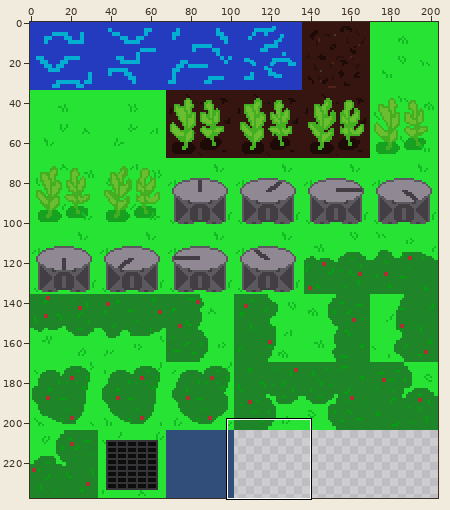
Edited in one commit: sprite sheet (NatureSimulationGame/Assets/Sprites/MiscSpriteSheet.png). The picture above shows the old version from afar; the outline marks the close-up.
Close-up. Before the commit:
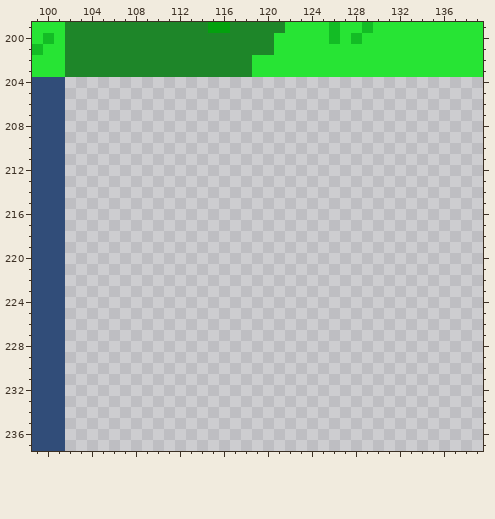
The file is 204x238 pixels. Shown: x 99..139, y 199..237.
Now the later version:
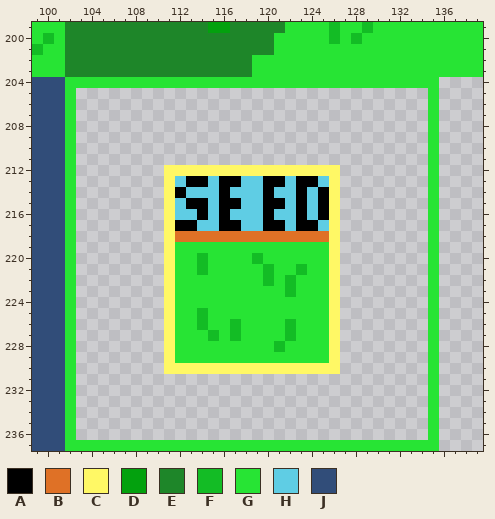
Palette (. is transparent): A #000000  B #df7126  C #fff865  D #03a10e  E #1e8629  F #13bc25  G #27e434  H #5fcde4  J #314d79
From old to new:
@@ x 99..139 @@
 203 GGGEEEEEEEEEEEEEEEEEGGGGGGGGGGGGGGGGGGGGG
-204 JJJ......................................
-205 JJJ......................................
-206 JJJ......................................
-207 JJJ......................................
-208 JJJ......................................
-209 JJJ......................................
-210 JJJ......................................
-211 JJJ......................................
-212 JJJ......................................
-213 JJJ......................................
-214 JJJ......................................
-215 JJJ......................................
-216 JJJ......................................
-217 JJJ......................................
-218 JJJ......................................
-219 JJJ......................................
-220 JJJ......................................
-221 JJJ......................................
-222 JJJ......................................
-223 JJJ......................................
-224 JJJ......................................
-225 JJJ......................................
-226 JJJ......................................
-227 JJJ......................................
-228 JJJ......................................
-229 JJJ......................................
-230 JJJ......................................
-231 JJJ......................................
-232 JJJ......................................
-233 JJJ......................................
-234 JJJ......................................
-235 JJJ......................................
-236 JJJ......................................
-237 JJJ......................................
+204 JJJGGGGGGGGGGGGGGGGGGGGGGGGGGGGGGGGGG....
+205 JJJG................................G....
+206 JJJG................................G....
+207 JJJG................................G....
+208 JJJG................................G....
+209 JJJG................................G....
+210 JJJG................................G....
+211 JJJG................................G....
+212 JJJG........CCCCCCCCCCCCCCCC........G....
+213 JJJG........CHAAHAAHHAAHAAHC........G....
+214 JJJG........CAHHHAHHHAHHAHAC........G....
+215 JJJG........CHAAHAAHHAAHAHAC........G....
+216 JJJG........CHHAHAHHHAHHAHAC........G....
+217 JJJG........CAAHHAAHHAAHAAHC........G....
+218 JJJG........CBBBBBBBBBBBBBBC........G....
+219 JJJG........CGGGGGGGGGGGGGGC........G....
+220 JJJG........CGGFGGGGFGGGGGGC........G....
+221 JJJG........CGGFGGGGGFGGFGGC........G....
+222 JJJG........CGGGGGGGGFGFGGGC........G....
+223 JJJG........CGGGGGGGGGGFGGGC........G....
+224 JJJG........CGGGGGGGGGGGGGGC........G....
+225 JJJG........CGGFGGGGGGGGGGGC........G....
+226 JJJG........CGGFGGFGGGGFGGGC........G....
+227 JJJG........CGGGFGFGGGGFGGGC........G....
+228 JJJG........CGGGGGGGGGFGGGGC........G....
+229 JJJG........CGGGGGGGGGGGGGGC........G....
+230 JJJG........CCCCCCCCCCCCCCCC........G....
+231 JJJG................................G....
+232 JJJG................................G....
+233 JJJG................................G....
+234 JJJG................................G....
+235 JJJG................................G....
+236 JJJG................................G....
+237 JJJGGGGGGGGGGGGGGGGGGGGGGGGGGGGGGGGGG....
Changed places in both close-ups, as pixel boxes (x1, y1, x2, y2):
added: (65, 77, 439, 451)
